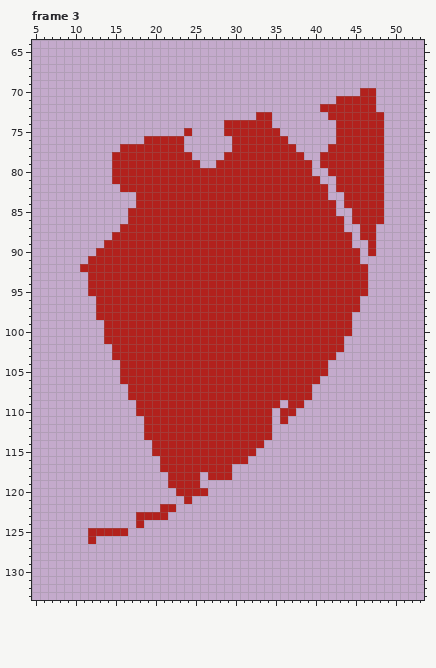
A pixel-art file gets an edit: Assets/Arts/NPCAndPlayer/Player/PhysicATK/FireATKUp.aseprite. The first picture shows the starting point.
160x160 pixels, 5 frames. Shown: frame 3: x 5..53, y 64..133. The commit also changed other frames, which this record leaves out.
Now the later version:
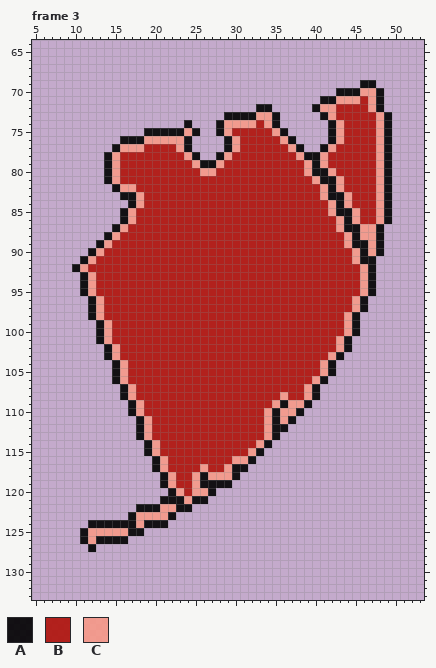
Palette (. is transparent): A #000000e6  B #b0120ae6  C #f69988e6
Changes in this commit:
layer "Layer 1" now hidden
layer "Layer 1 #3" opacity 90% added
Frame 3, layer "Layer 1 #3":
y 69: x 46..47 .. -> AA
y 70: x 43..48 ...BB. -> AAACCA
y 71: x 41..45 ..BBB -> AACCC; x 47..48 B. -> CA
y 72: x 33..34 .. -> AA; x 40..42 .BB -> ACC; x 47..48 B. -> CA
y 73: x 29..35 ....BB. -> AAAACCA; x 41..42 .B -> AC; x 48..49 B. -> CA
y 74: x 24 . -> A; x 28..32 .BBBB -> ACCCC; x 34..35 B. -> CA; x 42..43 .B -> AC; x 48..49 B. -> CA
y 75: x 19..25 .....B. -> AAAAACA; x 28..29 .B -> AC; x 35..36 B. -> CA; x 42..43 .B -> AC; x 48..49 B. -> CA
y 76: x 16..24 ...BBBBB. -> AAACCCCCA; x 29..30 .B -> AC; x 36..37 B. -> CA; x 42..43 .B -> AC; x 48..49 B. -> CA
y 77: x 15..18 .BBB -> ACCC; x 23..24 B. -> CA; x 29..30 .B -> AC; x 37..38 B. -> CA; x 41..42 .B -> AC; x 48..49 B. -> CA
y 78: x 14..15 .B -> AC; x 24..25 B. -> CA; x 28..29 .B -> AC; x 38..41 B..B -> CAAC; x 48..49 B. -> CA
y 79: x 14..15 .B -> AC; x 25..28 B..B -> CAAC; x 39..41 B.B -> CAC; x 48..49 B. -> CA
y 80: x 14..15 .B -> AC; x 26..27 BB -> CC; x 39..42 B..B -> CAAC; x 48..49 B. -> CA
y 81: x 14..15 .B -> AC; x 40..43 B..B -> CAAC; x 48..49 B. -> CA
y 82: x 15..17 .BB -> ACC; x 41..43 B.B -> CAC; x 48..49 B. -> CA
y 83: x 16..18 ..B -> AAC; x 41..44 B..B -> CAAC; x 48..49 B. -> CA
y 84: x 17..18 .B -> AC; x 42..44 B.B -> CAC; x 48..49 B. -> CA
y 85: x 16..17 .B -> AC; x 42..45 B..B -> CAAC; x 48..49 B. -> CA
y 86: x 16..17 .B -> AC; x 43..45 B.B -> CAC; x 48..49 B. -> CA
y 87: x 15..16 .B -> AC; x 43..48 B..BB. -> CAACCA
y 88: x 14..15 .B -> AC; x 44..48 B.BB. -> CACCA
y 89: x 13..14 .B -> AC; x 44..48 B..B. -> CAACA
y 90: x 12..13 .B -> AC; x 45..48 B.B. -> CACA
y 91: x 11..12 .B -> AC; x 45..47 B.. -> CAA
y 92: x 10..11 .B -> AC; x 46..47 B. -> CA
y 93..95: x 11..12 .B -> AC; x 46..47 B. -> CA
y 96..97: x 12..13 .B -> AC; x 45..46 B. -> CA
y 98: x 12..13 .B -> AC; x 44..45 B. -> CA
y 99..100: x 13..14 .B -> AC; x 44..45 B. -> CA
y 101: x 13..14 .B -> AC; x 43..44 B. -> CA
y 102: x 14..15 .B -> AC; x 43..44 B. -> CA
y 103: x 14..15 .B -> AC; x 42..43 B. -> CA
y 104..105: x 15..16 .B -> AC; x 41..42 B. -> CA
y 106: x 15..16 .B -> AC; x 40..41 B. -> CA
y 107: x 16..17 .B -> AC; x 39..40 B. -> CA
y 108: x 16..17 .B -> AC; x 36 B -> C; x 39..40 B. -> CA
y 109: x 17..18 .B -> AC; x 35..39 B.BB. -> CACCA
y 110: x 17..18 .B -> AC; x 34..38 B.BB. -> CACCA
y 111: x 18..19 .B -> AC; x 34..37 B.B. -> CACA
y 112: x 18..19 .B -> AC; x 34..36 B.. -> CAA
y 113: x 18..19 .B -> AC; x 34..35 B. -> CA
y 114: x 19..20 .B -> AC; x 33..34 B. -> CA
y 115: x 19..20 .B -> AC; x 32..33 B. -> CA
y 116: x 20..21 .B -> AC; x 30..32 BB. -> CCA
y 117: x 20..21 .B -> AC; x 26 B -> C; x 29..31 B.. -> CAA
y 118: x 21..22 .B -> AC; x 25..30 B.BBB. -> CACCCA
y 119: x 21..22 .B -> AC; x 25..29 B.... -> CAAAA
y 120: x 22..23 .B -> AC; x 25..27 BB. -> CCA
y 121: x 21..26 ...B.. -> AAACAA
y 122: x 18..24 ...BB.. -> AAACCAA
y 123: x 17..22 .BBBB. -> ACCCCA
y 124: x 12..21 ......B... -> AAAAAACAAA
y 125: x 11..18 .BBBBB.. -> ACCCCCAA
y 126: x 11..16 .B.... -> ACAAAA
y 127: x 12 . -> A
Boxes around the changes in both pictures, in picture pixels (x1, y1, x2, y2):
changed: (72, 80, 392, 552)
